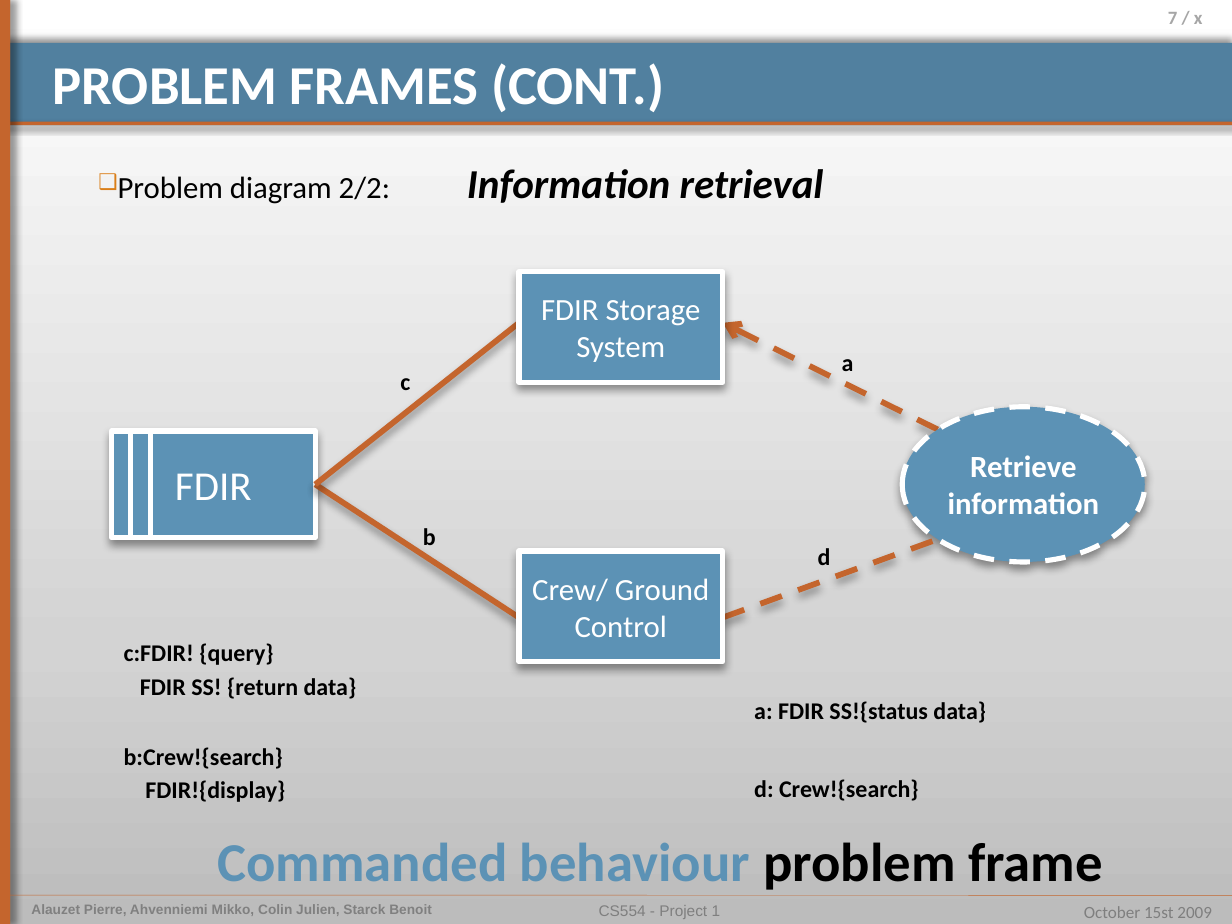
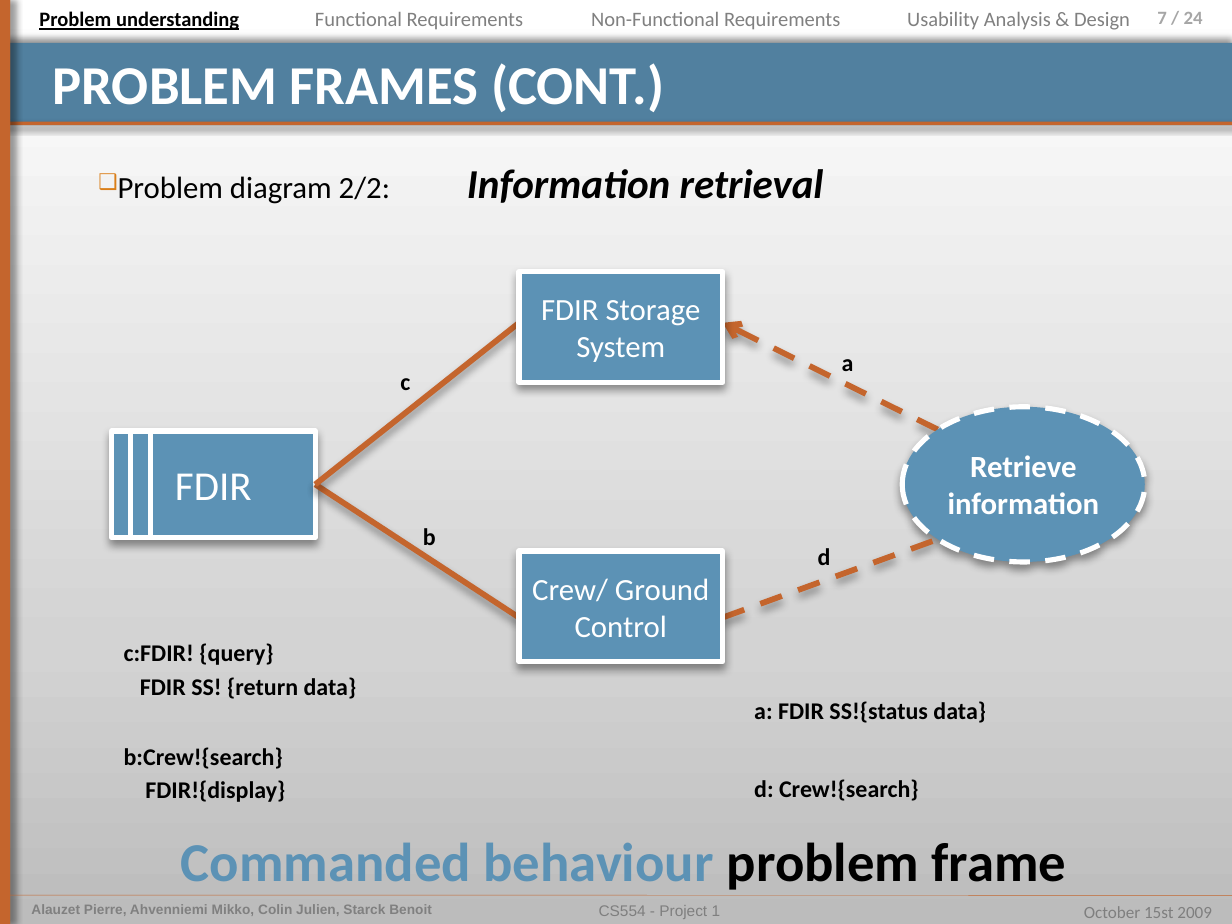
Before and after one commit to pierrealauzet/euroteam, a slide deck: slide 7 of Project 1/Part Final/CS554_EuroTeam_Project1.pptx. Drawn at 1232x924 pixels with LibreOffice and Linux fonts; fonts in the diff are those of the drawing. Boxes give left, top, right and bottom in pixels: in the first picture for what was removed or moved away, otherwise in the second. Text is boxed around its words. In the diff, an @@ line names an element or a change of style, - is before the commit and + after.

```diff
--- a/Project 1/Part Final/CS554_EuroTeam_Project1.pptx
+++ b/Project 1/Part Final/CS554_EuroTeam_Project1.pptx
@@ text added at [39,11,239,30], 12 pt, text #000000, bold, underline @@
+Problem understanding
@@ text added at [315,12,523,29], 12 pt, text #808080 @@
+Functional Requirements
@@ text added at [591,12,840,30], 12 pt, text #808080 @@
+Non-Functional Requirements
@@ text added at [907,12,1130,30], 12 pt, text #808080 @@
+Usability Analysis & Design
@@ page number at [1157,12,1203,24]: text changed @@
-7 / x
+7 / 24
@@ text "Commanded behaviour problem frame": place and size @@
-text "Commanded behaviour problem frame" at [217,842,1103,890]
+text "Commanded behaviour problem frame" at [181,842,1067,890]
```
Also in this commit, not shown: 13 other slides changed, 1 slide added.
